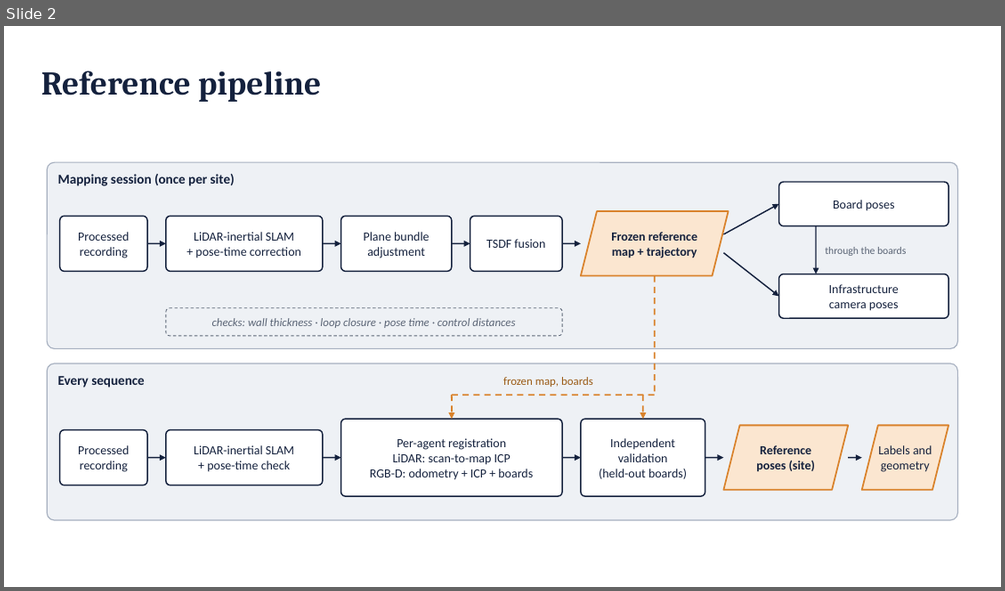
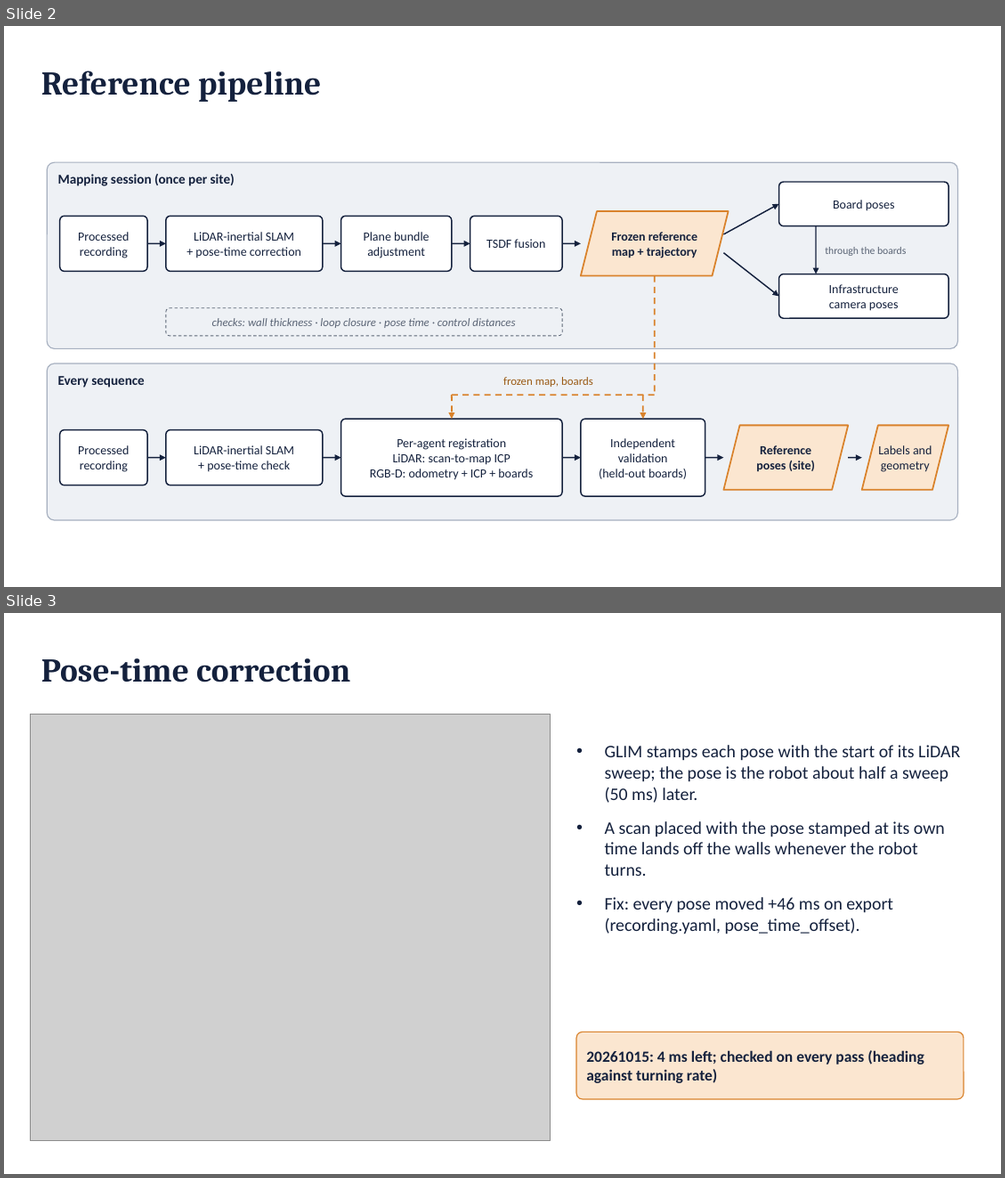
Before and after one commit to jorichee14/Others, a slide deck: scoop_testbed_paper/figs/fig_refpipeline.pptx. Shown one above the other, each under a label of ours: slide 2 before the commit, slides 2 and 3 after it. The pictures are 1005x591 and 1005x1178 pixels, drawn with LibreOffice and Linux fonts; fonts in the diff are those of the drawing; grey boxes stand for pictures. Boxes give left, top, right and bottom in pixels: in the first picture for what was removed or moved away, otherwise in the second. Text is boxed around its words. In the diff, an @@ line names an element or a change of style, - is before the commit and + after.

```diff
--- a/scoop_testbed_paper/figs/fig_refpipeline.pptx
+++ b/scoop_testbed_paper/figs/fig_refpipeline.pptx
@@ slide 3 added at (4, 613, 1001, 1174), background #FFFFFF @@
@@ text added at (41, 658, 350, 682), 32 pt, text #14213D, bold @@
+Pose-time correction
@@ picture added at (30, 714, 550, 1140) @@
@@ text added at (605, 745, 960, 934), 17 pt, text #14213D @@
+• GLIM stamps each pose with the start of its LiDAR sweep; the pose is the robot about half a sweep (50 ms) later.
+• A scan placed with the pose stamped at its own time lands off the walls whenever the robot turns.
+• Fix: every pose moved +46 ms on export (recording.yaml, pose_time_offset).
@@ rounded rectangle added at (577, 1032, 964, 1099), fill #FBE6D0, outline #D9822B 1 pt, 15 pt, text #14213D, bold @@
+20261015: 4 ms left; checked on every pass (heading against turning rate)
```
Also in this commit, not shown: 3 other slides added, 1 slide removed, 8 other files.
